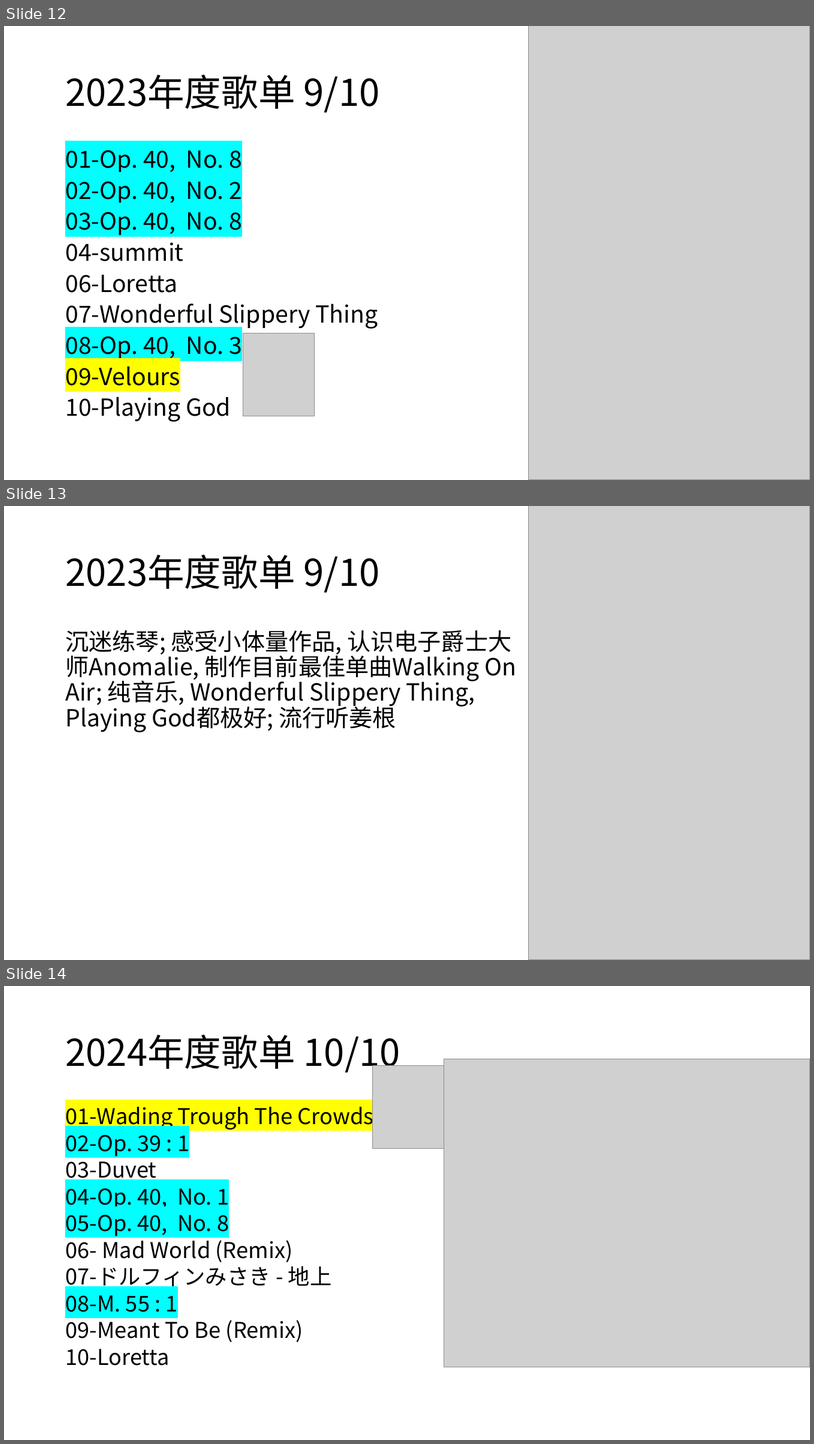
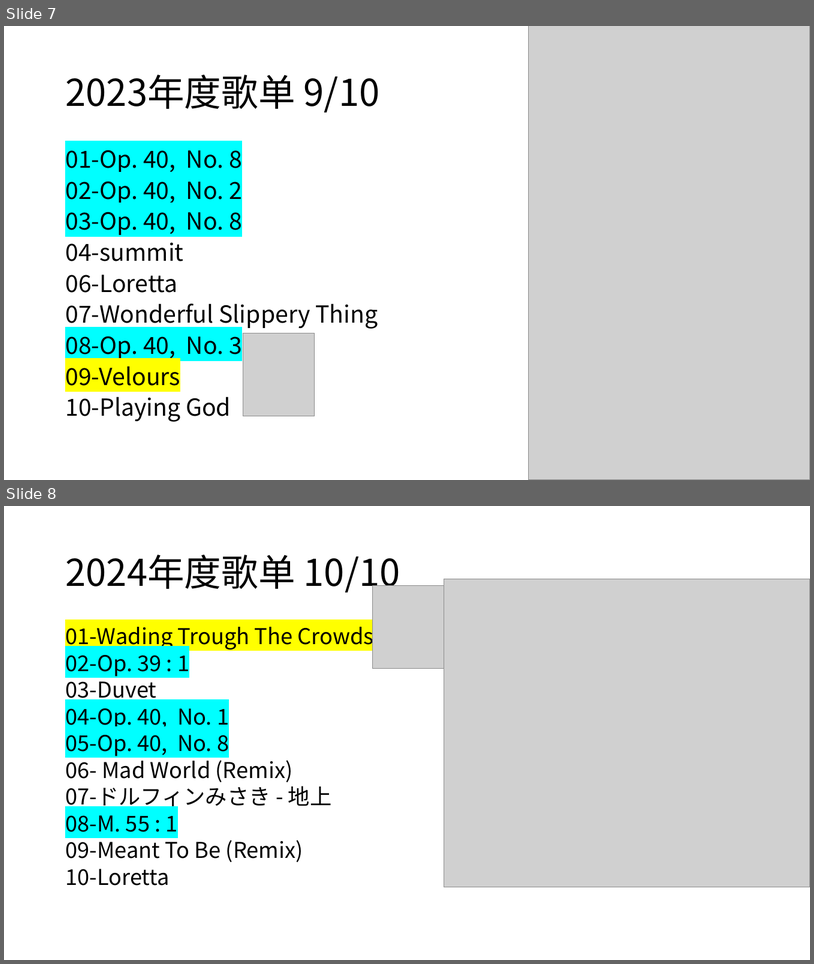
Before and after one commit to zhuiyy/My-Discs, a slide deck: 年度回顾.pptx. Shown one above the other, each under a label of ours: slides 12, 13 and 14 before the commit, slides 7 and 8 after it. The pictures are 814x1444 and 814x964 pixels, drawn with LibreOffice and Linux fonts; fonts in the diff are those of the drawing; grey boxes stand for pictures. Boxes give left, top, right and bottom in pixels: in the first picture for what was removed or moved away, otherwise in the second. Text is boxed around its words. In the diff, an @@ line names an element or a change of style, - is before the commit and + after.

```diff
--- a/年度回顾.pptx
+++ b/年度回顾.pptx
@@ slide 13 removed at <box>4,506,810,960</box>, background #FFFFFF @@
@@ picture removed at <box>529,506,810,960</box> @@
@@ title removed at <box>65,555,380,592</box> @@
-2023年度歌单 9/10
@@ text removed at <box>65,630,517,732</box> @@
-沉迷练琴; 感受小体量作品, 认识电子爵士大师Anomalie, 制作目前最佳单曲Walking On Air; 纯音乐, Wonderful Slippery Thing, Playing God都极好; 流行听姜根
@@ what was slide 12 is now slide 7 @@
@@ what was slide 14 is now slide 8 @@
```
Also in this commit, not shown: 7 other slides removed.
